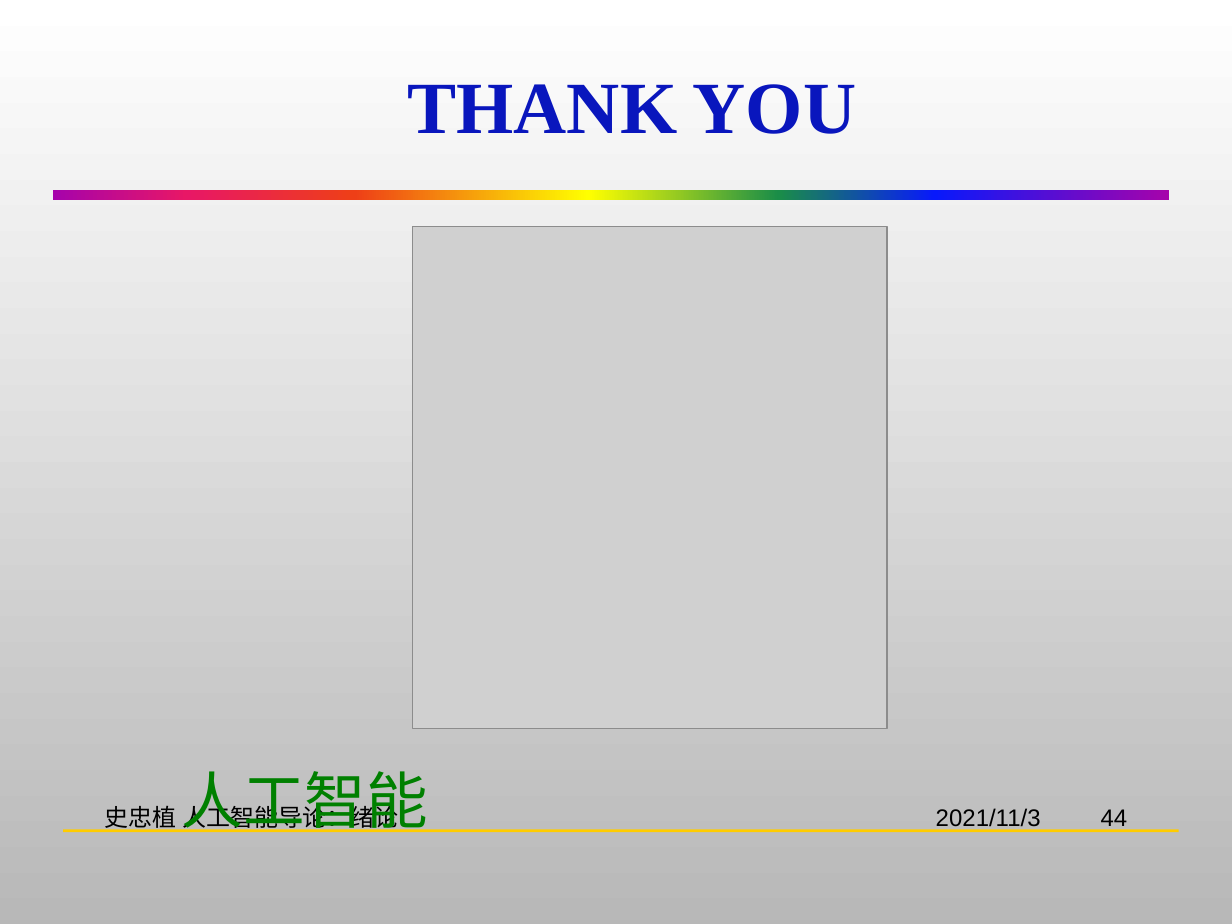
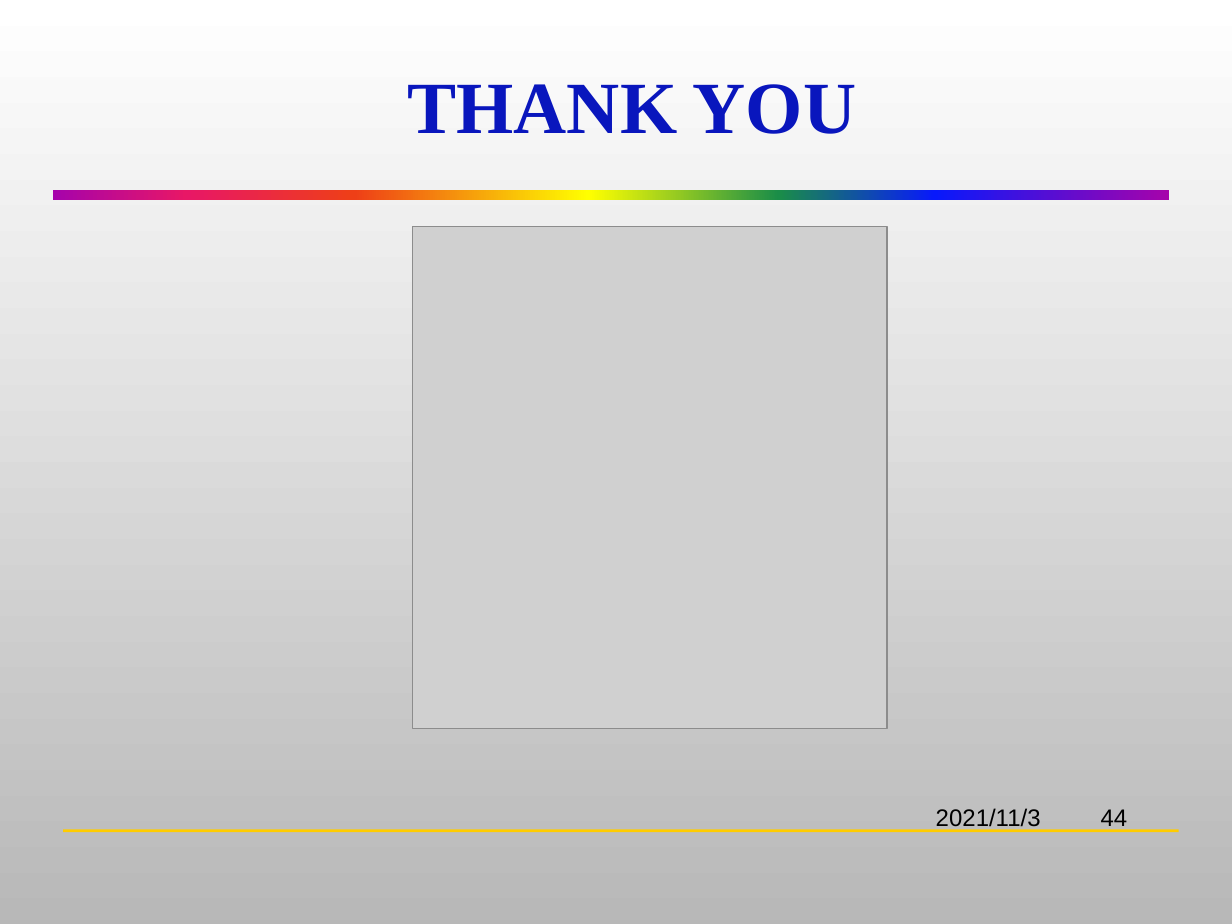
Before and after one commit to HBU/Artificial_Intelligence, a slide deck: slide 44 of AI-PPT-史忠植/AI01绪论.pptx. Drawn at 1232x924 pixels with LibreOffice and Linux fonts; fonts in the diff are those of the drawing; grey boxes stand for pictures; background and template pictures are left out. Boxes give left, top, right and bottom in pixels: in the first picture for what was removed or moved away, otherwise in the second. Text is boxed around its words. In the diff, an @@ line names an element or a change of style, - is before the commit and + after.

```diff
--- a/AI-PPT-史忠植/AI01绪论.pptx
+++ b/AI-PPT-史忠植/AI01绪论.pptx
@@ text removed at (182, 771, 428, 832) @@
-人工智能
@@ text removed at (105, 802, 398, 833) @@
-史忠植 人工智能导论：绪论
```
Also in this commit, not shown: 43 other slides changed, 1 other file.
